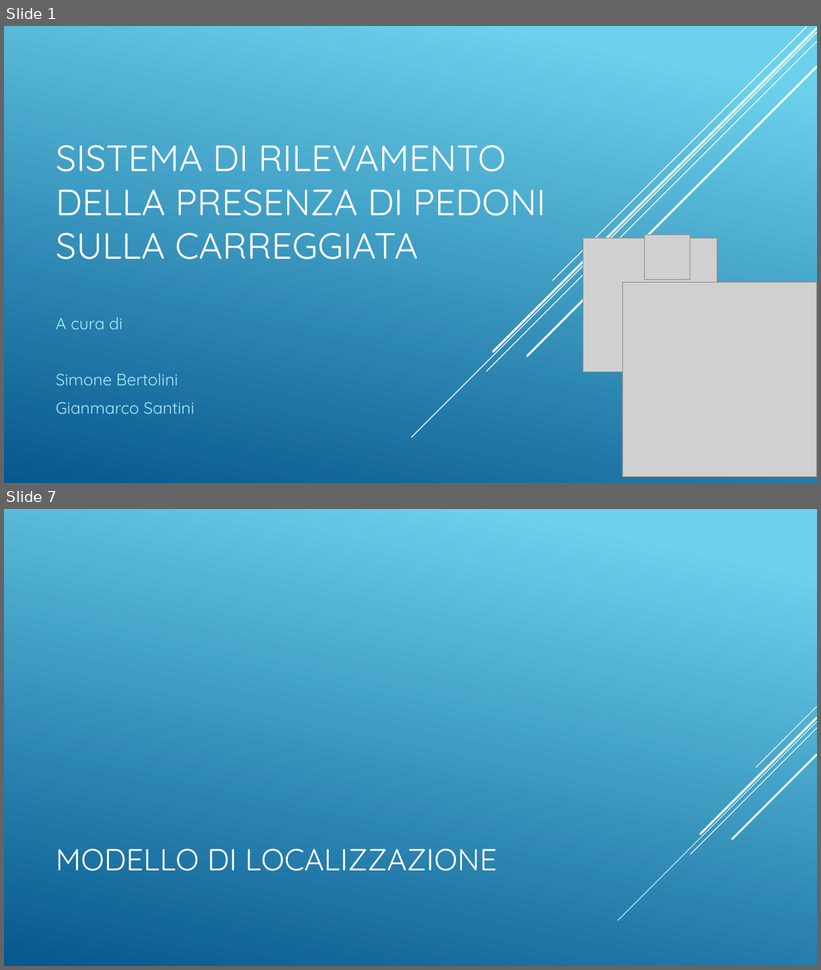
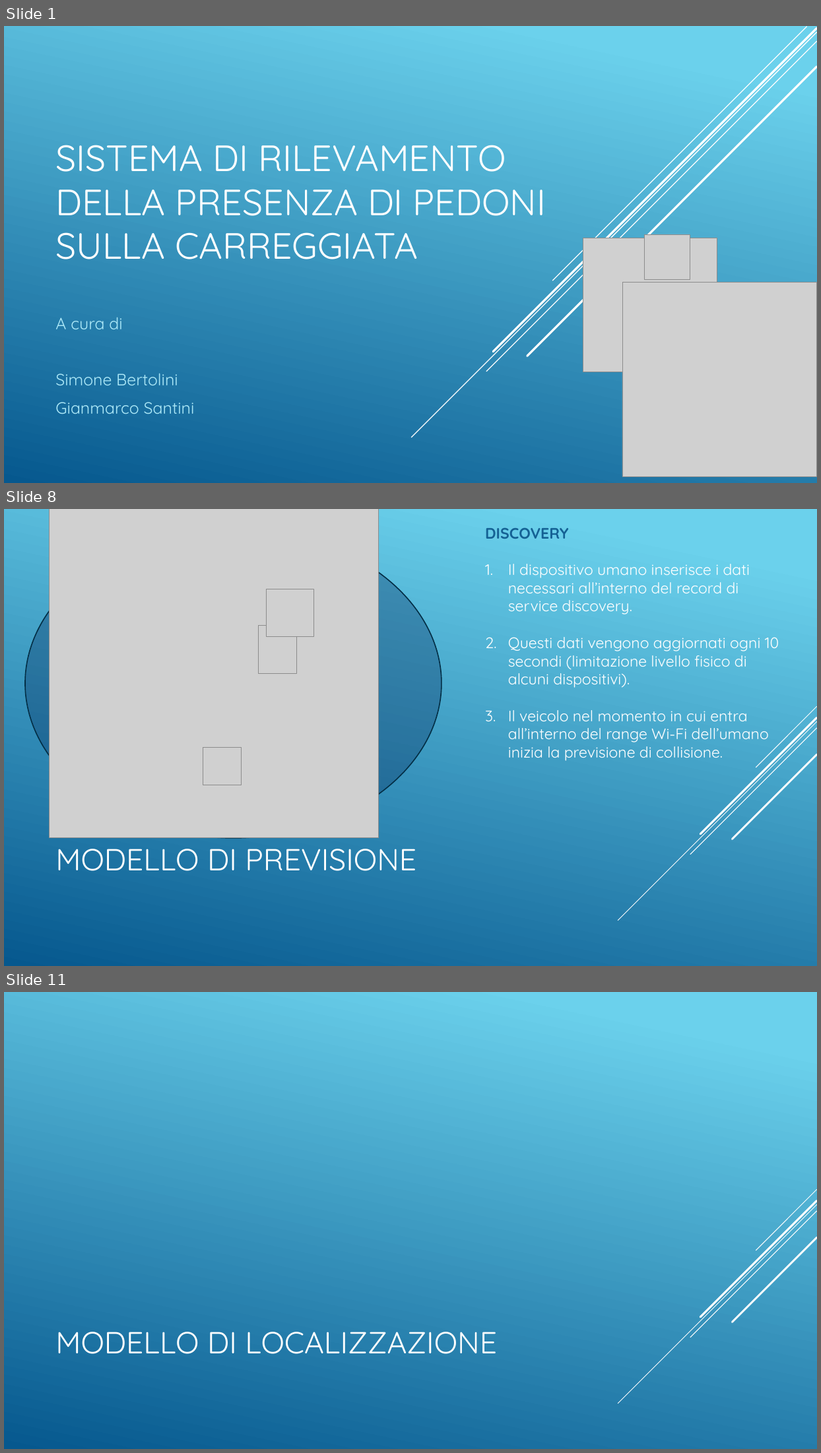
Before and after one commit to Siber93/CarAlertSystem, a slide deck: doc/Vehicles_VS_Humans.pptx. Shown one above the other, each under a label of ours: slides 1 and 7 before the commit, slides 1, 8 and 11 after it; the slides between them are not shown. The pictures are 821x970 and 821x1453 pixels, drawn with LibreOffice and Linux fonts; fonts in the diff are those of the drawing; grey boxes stand for pictures. Boxes give left, top, right and bottom in pixels: in the first picture for what was removed or moved away, otherwise in the second. Text is boxed around its words. In the diff, an @@ line names an element or a change of style, - is before the commit and + after.

```diff
--- a/doc/Vehicles_VS_Humans.pptx
+++ b/doc/Vehicles_VS_Humans.pptx
@@ slide 8 added at [4, 509, 817, 966], background gradient #6ED2EB to #06588E; not listed: 5 template elements that a slide beside it also shows @@
@@ picture added at [49, 509, 378, 838] @@
@@ text added at [485, 528, 779, 761], 18 pt, text #FFFFFF @@
+DISCOVERY
+1. Il dispositivo umano inserisce i dati necessari all’interno del record di service discovery.
+2. Questi dati vengono aggiornati ogni 10 secondi (limitazione livello fisico di alcuni dispositivi).
+3. Il veicolo nel momento in cui entra all’interno del range Wi-Fi dell’umano inizia la previsione di collisione.
@@ ellipse added at [25, 529, 442, 838], fill #052F61 at 35% opacity, outline #032E45 1.25 pt @@
@@ picture added at [266, 590, 314, 637] @@
@@ picture added at [258, 625, 297, 673] @@
@@ picture added at [203, 747, 242, 786] @@
@@ title added at [55, 838, 416, 871], 36 pt, text #FFFFFF @@
+MODELLO DI PREVISIONE
@@ what was slide 7 is now slide 11 @@
```
Also in this commit, not shown: 2 slides changed, 6 other slides added, 3 slides removed.
